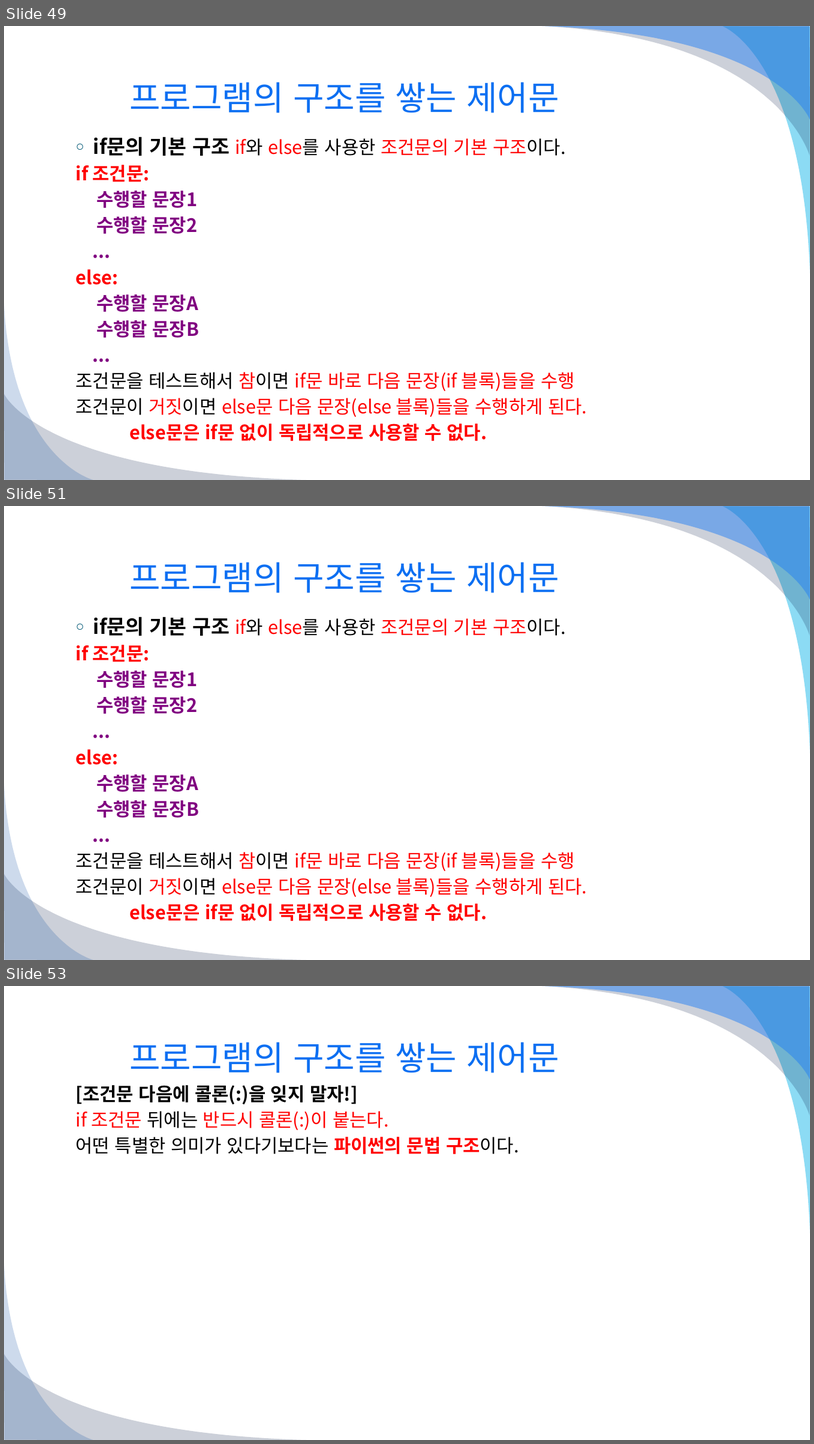
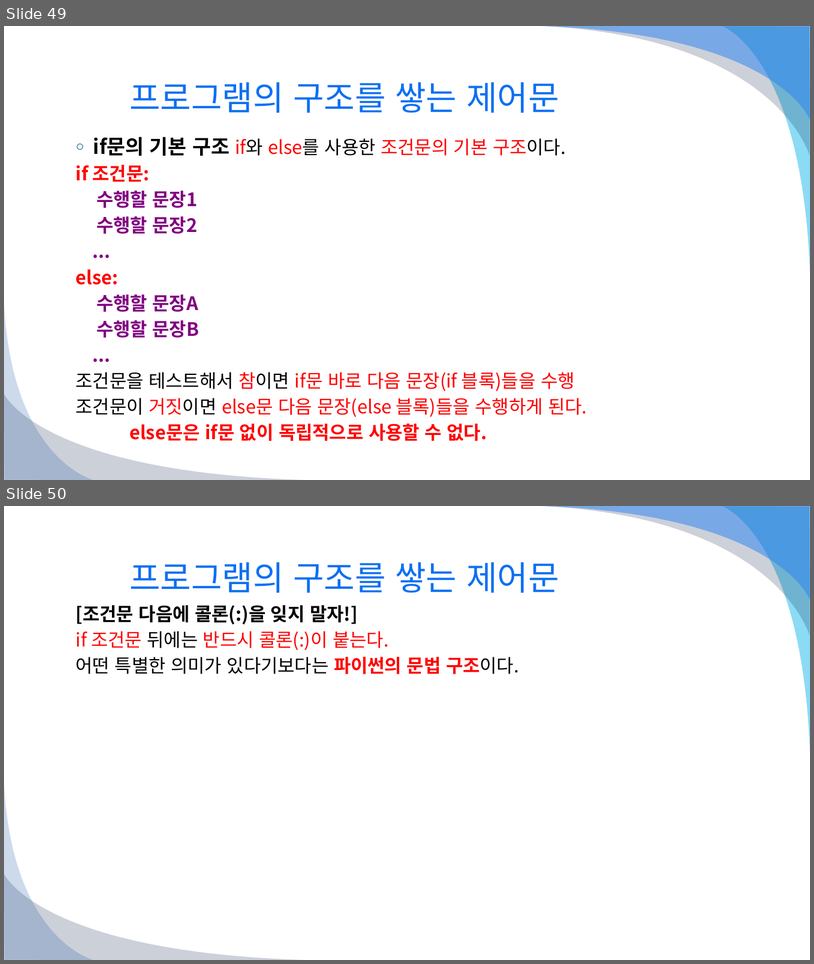
Before and after one commit to KIM-1994/HOya, a slide deck: 파이썬/파이썬.pptx. Shown one above the other, each under a label of ours: slides 49, 51 and 53 before the commit, slides 49 and 50 after it; the slides between them are not shown. The pictures are 814x1444 and 814x964 pixels, drawn with LibreOffice and Linux fonts; fonts in the diff are those of the drawing. Boxes give left, top, right and bottom in pixels: in the first picture for what was removed or moved away, otherwise in the second. Text is boxed around its words. In the diff, an @@ line names an element or a change of style, - is before the commit and + after.

Commit message:
new

```diff
--- a/파이썬/파이썬.pptx
+++ b/파이썬/파이썬.pptx
@@ slide 51 removed at (4, 506, 810, 960), background #FFFFFF; not listed: 5 template elements that a slide beside it also shows @@
@@ title removed at (130, 562, 559, 593) @@
-프로그램의 구조를 쌓는 제어문
@@ text removed at (76, 616, 587, 921) @@
-○ if문의 기본 구조 if와 else를 사용한 조건문의 기본 구조이다.
-if 조건문:
-수행할 문장1
-수행할 문장2
-...
-else:
-수행할 문장A
-수행할 문장B
-...
-조건문을 테스트해서 참이면 if문 바로 다음 문장(if 블록)들을 수행
-조건문이 거짓이면 else문 다음 문장(else 블록)들을 수행하게 된다.
-else문은 if문 없이 독립적으로 사용할 수 없다.
@@ what was slide 53 is now slide 50 @@
```
Also in this commit, not shown: 6 slides changed, 2 other slides removed.
